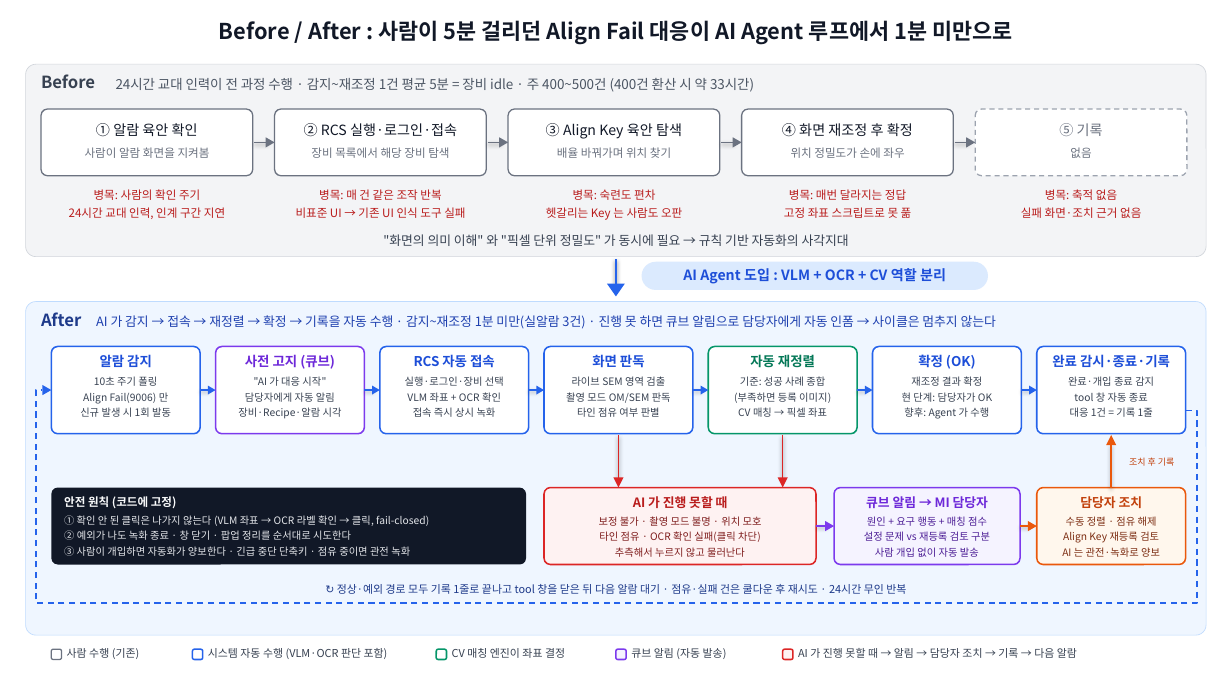
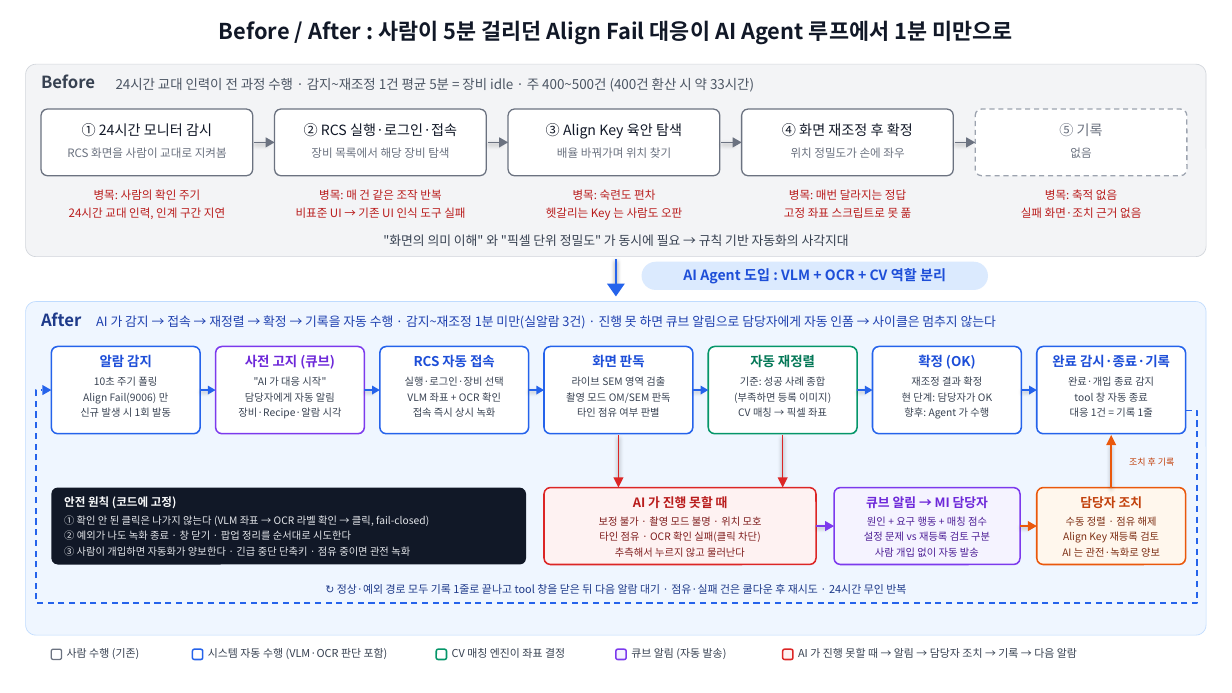
Before and after one commit to DarrenKoi/auto_recipe_creator, a slide deck: slide 1 of docs/project_progress/img/07/07_figures.pptx. Drawn at 1232x693 pixels with LibreOffice and Linux fonts; fonts in the diff are those of the drawing. Boxes give left, top, right and bottom in pixels: in the first picture for what was removed or moved away, otherwise in the second. Text is boxed around its words. In the diff, an @@ line names an element or a change of style, - is before the commit and + after.

```diff
--- a/docs/project_progress/img/07/07_figures.pptx
+++ b/docs/project_progress/img/07/07_figures.pptx
@@ text at [67, 147, 227, 158]: text changed @@
-사람이 알람 화면을 지켜봄
+RCS 화면을 사람이 교대로 지켜봄
@@ text at [82, 123, 212, 137]: text changed @@
-① 알람 육안 확인
+① 24시간 모니터 감시
```
Also in this commit, not shown: 1 other slide changed, 6 other files.
